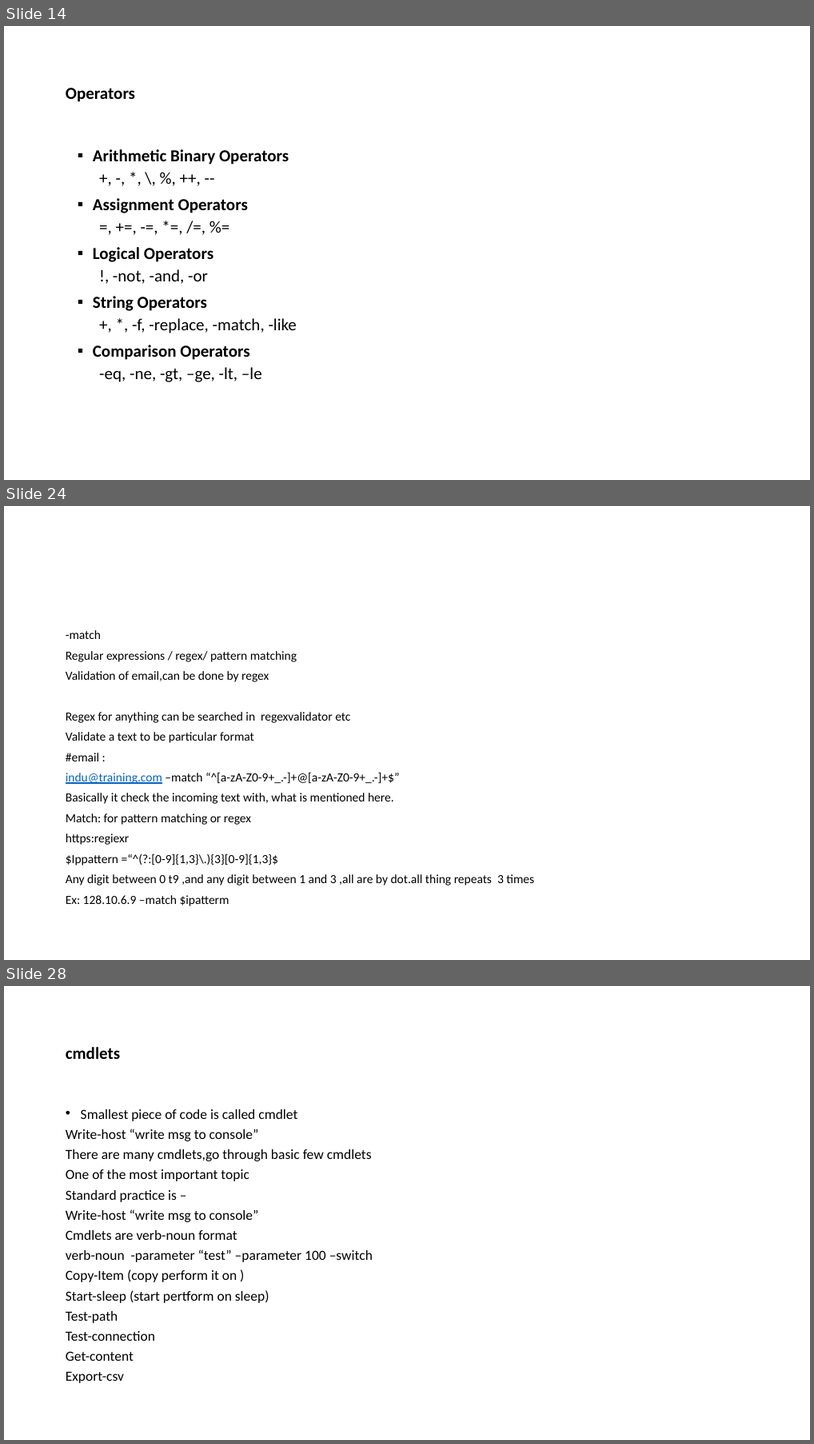
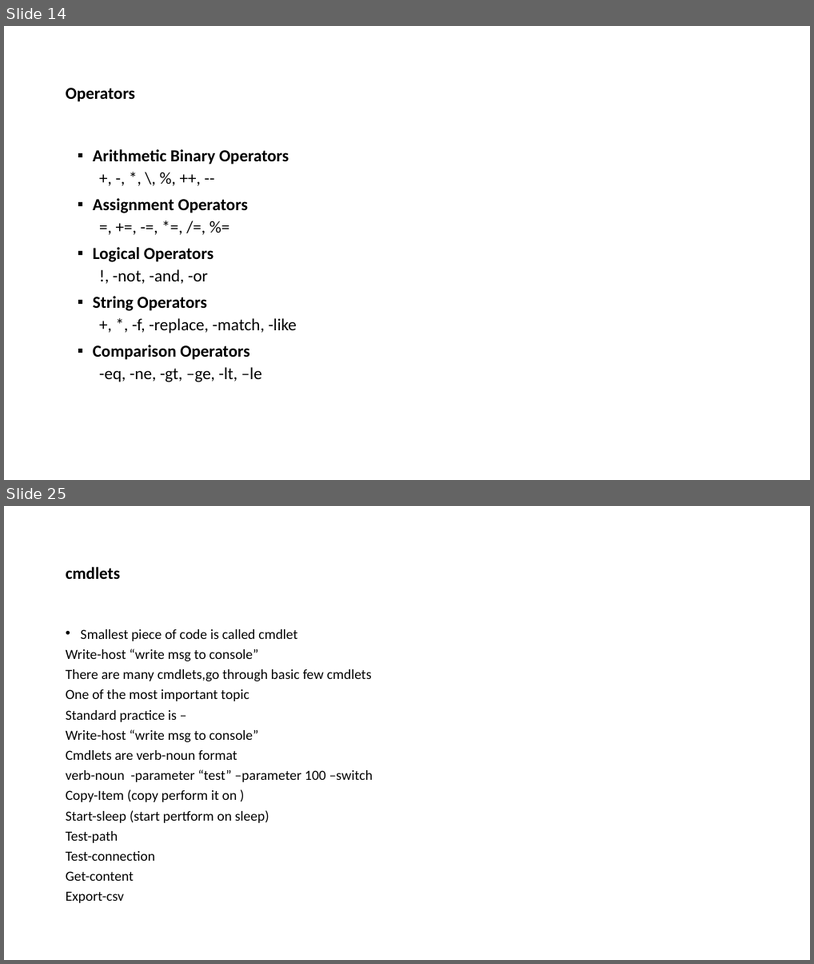
Before and after one commit to heshika/Batch1, a slide deck: Windows Powershell-basics.pptx. Shown one above the other, each under a label of ours: slides 14, 24 and 28 before the commit, slides 14 and 25 after it; the slides between them are not shown. The pictures are 814x1444 and 814x964 pixels, drawn with LibreOffice and Linux fonts; fonts in the diff are those of the drawing. Boxes give left, top, right and bottom in pixels: in the first picture for what was removed or moved away, otherwise in the second. Text is boxed around its words. In the diff, an @@ line names an element or a change of style, - is before the commit and + after.

```diff
--- a/Windows Powershell-basics.pptx
+++ b/Windows Powershell-basics.pptx
@@ slide 24 removed at (4,506,810,960), background #FFFFFF @@
@@ text removed at (66,630,534,906) @@
--match
-Regular expressions / regex/ pattern matching
-Validation of email,can be done by regex
-Regex for anything can be searched in regexvalidator etc
-Validate a text to be particular format
-#email :
-indu@training.com –match “^[a-zA-Z0-9+_.-]+@[a-zA-Z0-9+_.-]+$”
-Basically it check the incoming text with, what is mentioned here.
-Match: for pattern matching or regex
-https:regiexr
-$Ippattern =“^(?:[0-9]{1,3}\.){3}[0-9]{1,3}$
-Any digit between 0 t9 ,and any digit between 1 and 3 ,all are by dot.all thing repeats 3 times
-Ex: 128.10.6.9 –match $ipatterm
@@ what was slide 28 is now slide 25 @@
```
Also in this commit, not shown: 4 slides changed, 6 slides added, 8 other slides removed.
